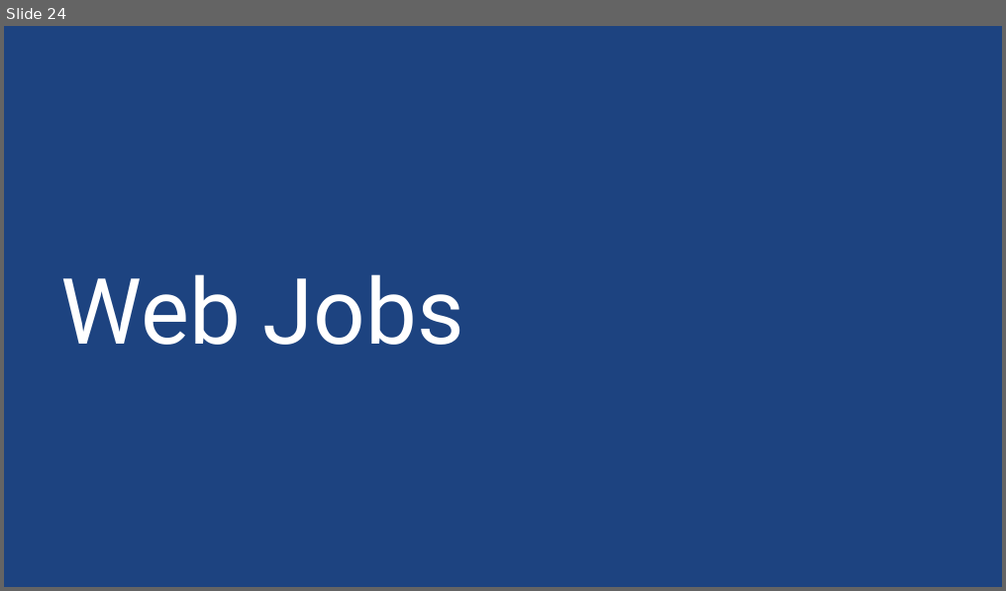
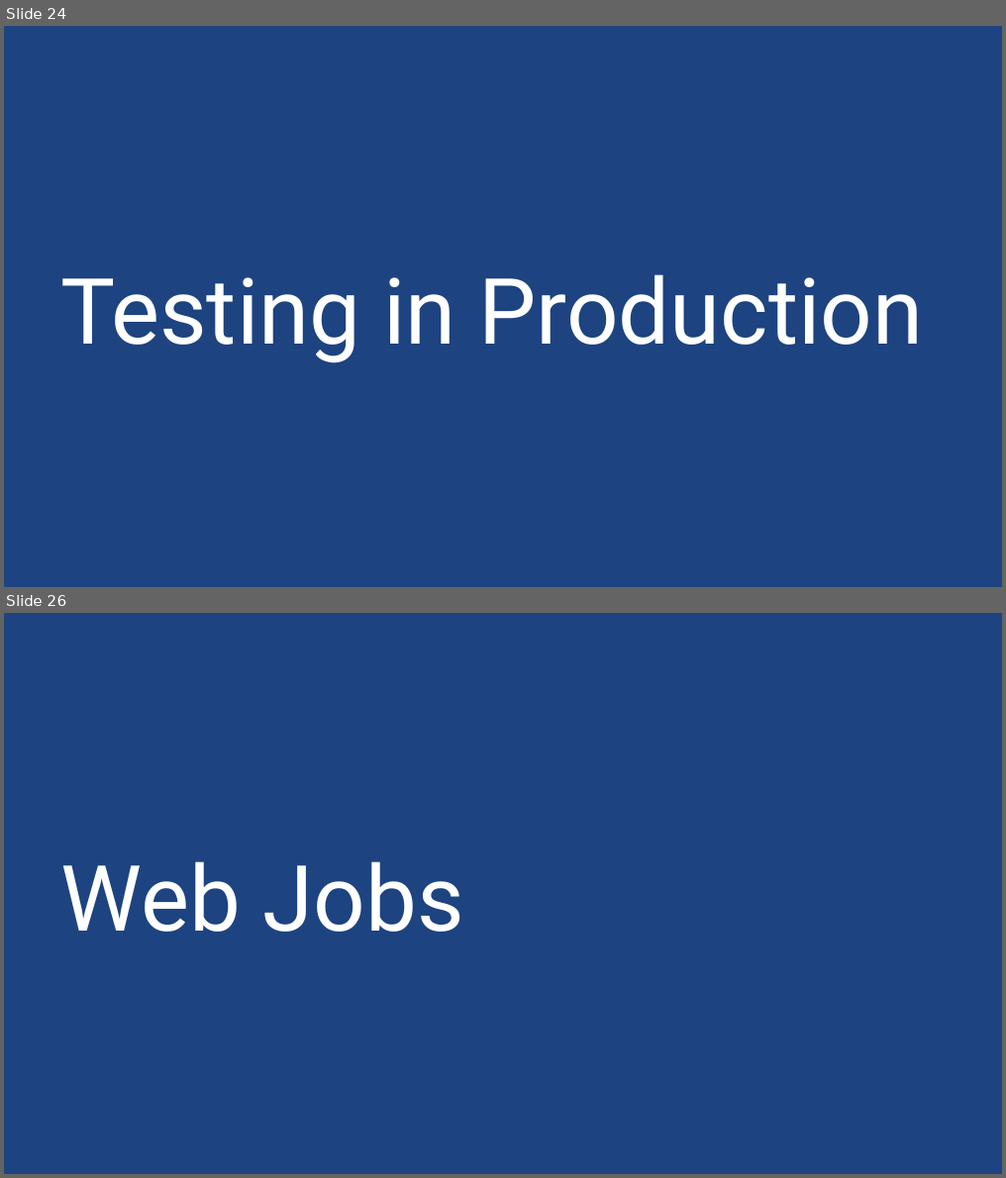
Before and after one commit to sack212/BasicAzureCamp, a slide deck: Web/Web.pptx. Shown one above the other, each under a label of ours: slide 24 before the commit, slides 24 and 26 after it; the slides between them are not shown. The pictures are 1006x591 and 1006x1178 pixels, drawn with LibreOffice and Linux fonts; fonts in the diff are those of the drawing; background and template pictures are left out. Boxes give left, top, right and bottom in pixels: in the first picture for what was removed or moved away, otherwise in the second. Text is boxed around its words. In the diff, an @@ line names an element or a change of style, - is before the commit and + after.

Commit message:
Added Testing in production

```diff
--- a/Web/Web.pptx
+++ b/Web/Web.pptx
@@ slide 24 added at <box>4,26,1002,587</box>, background picture (left out) @@
@@ title added at <box>61,274,924,364</box>, 88 pt, text #FFFFFF @@
+Testing in Production
@@ what was slide 24 is now slide 26 @@
```
Also in this commit, not shown: 11 slides changed, 6 other slides added, 7 other files.
